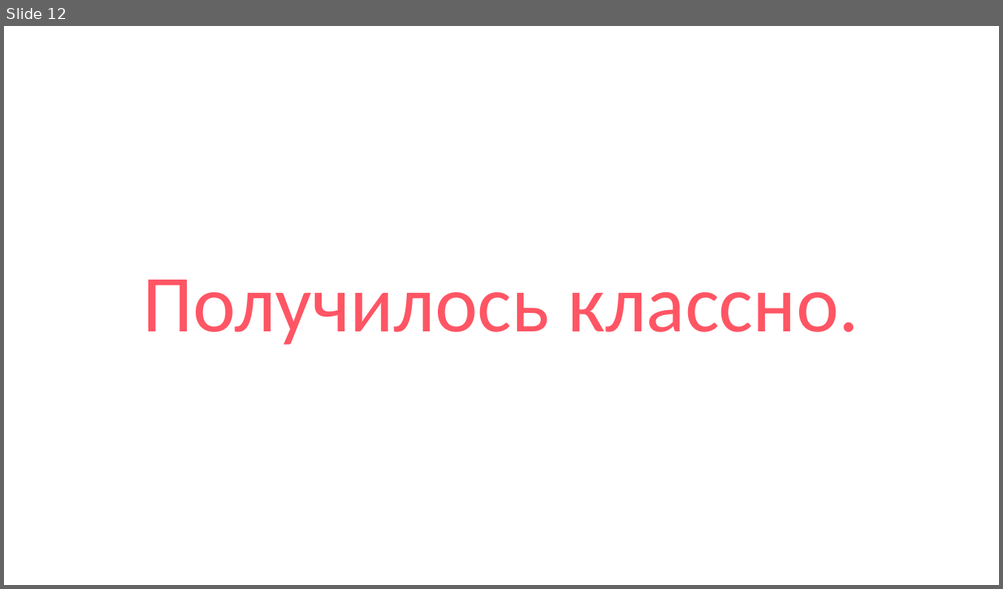
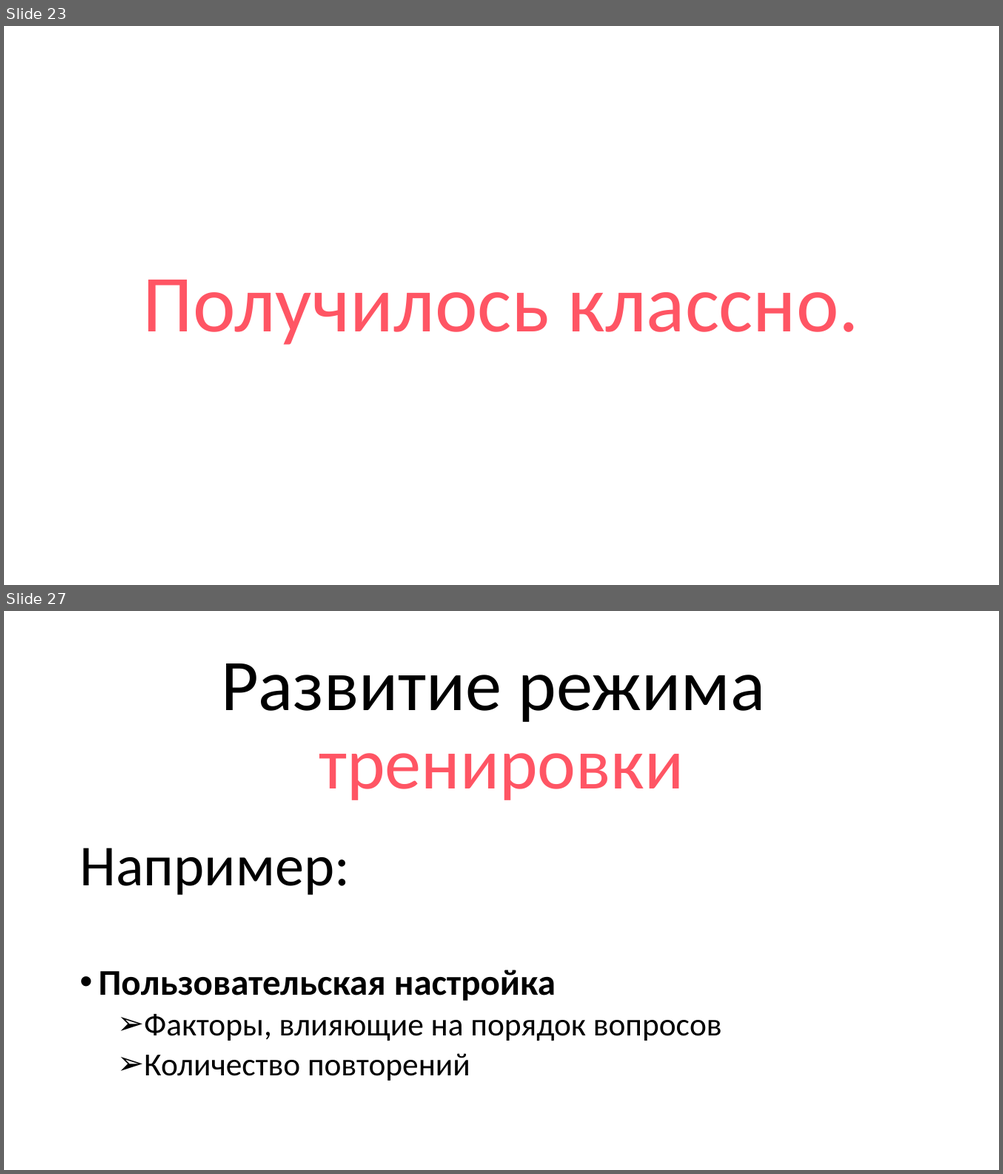
Before and after one commit to thecattest/testing-system, a slide deck: presentation.pptx. Shown one above the other, each under a label of ours: slide 12 before the commit, slides 23 and 27 after it; the slides between them are not shown. The pictures are 1003x589 and 1003x1174 pixels, drawn with LibreOffice and Linux fonts; fonts in the diff are those of the drawing. Boxes give left, top, right and bottom in pixels: in the first picture for what was removed or moved away, otherwise in the second. Text is boxed around its words. In the diff, an @@ line names an element or a change of style, - is before the commit and + after.

```diff
--- a/presentation.pptx
+++ b/presentation.pptx
@@ slide 27 added at [4, 611, 999, 1170], background #FFFFFF @@
@@ title added at [221, 664, 765, 800], 70.2 pt, text #000000 @@
+Развитие режима
+тренировки
@@ text added at [79, 848, 722, 1081], 31 pt, text #000000 @@
+Например:
+• Пользовательская настройка
+  ➢ Факторы, влияющие на порядок вопросов
+  ➢ Количество повторений
@@ what was slide 12 is now slide 23 @@
```
Also in this commit, not shown: 2 slides changed, 17 other slides added, 5 slides removed, 1 other file.
